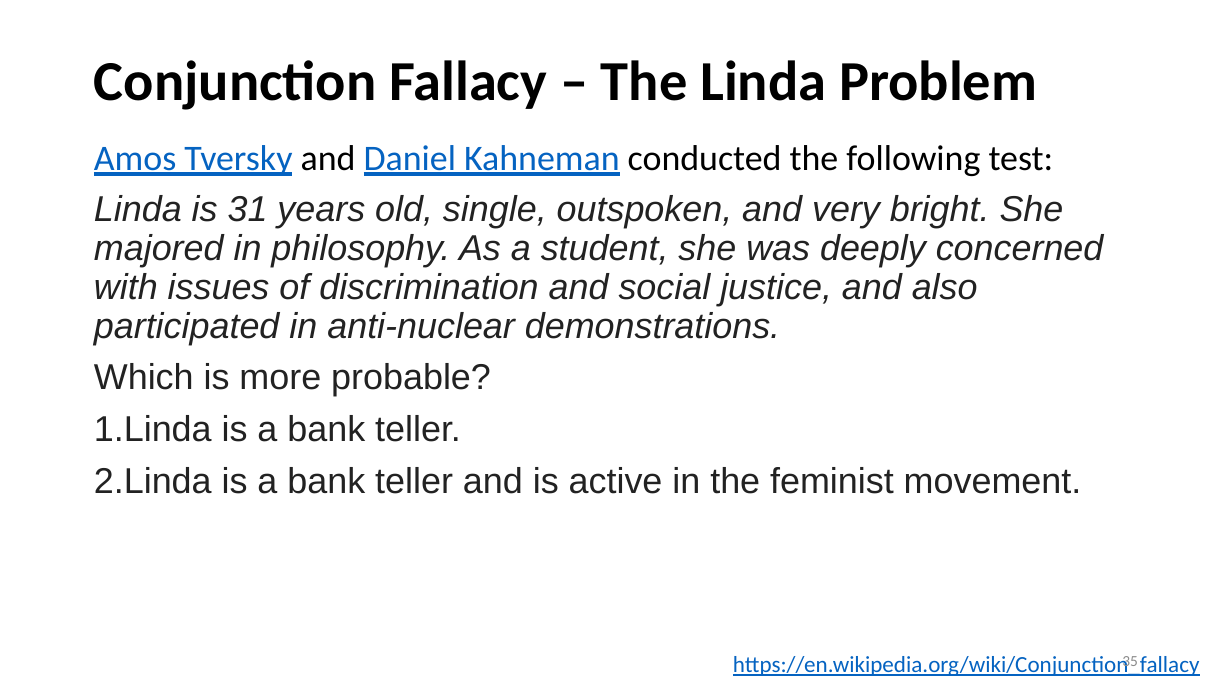
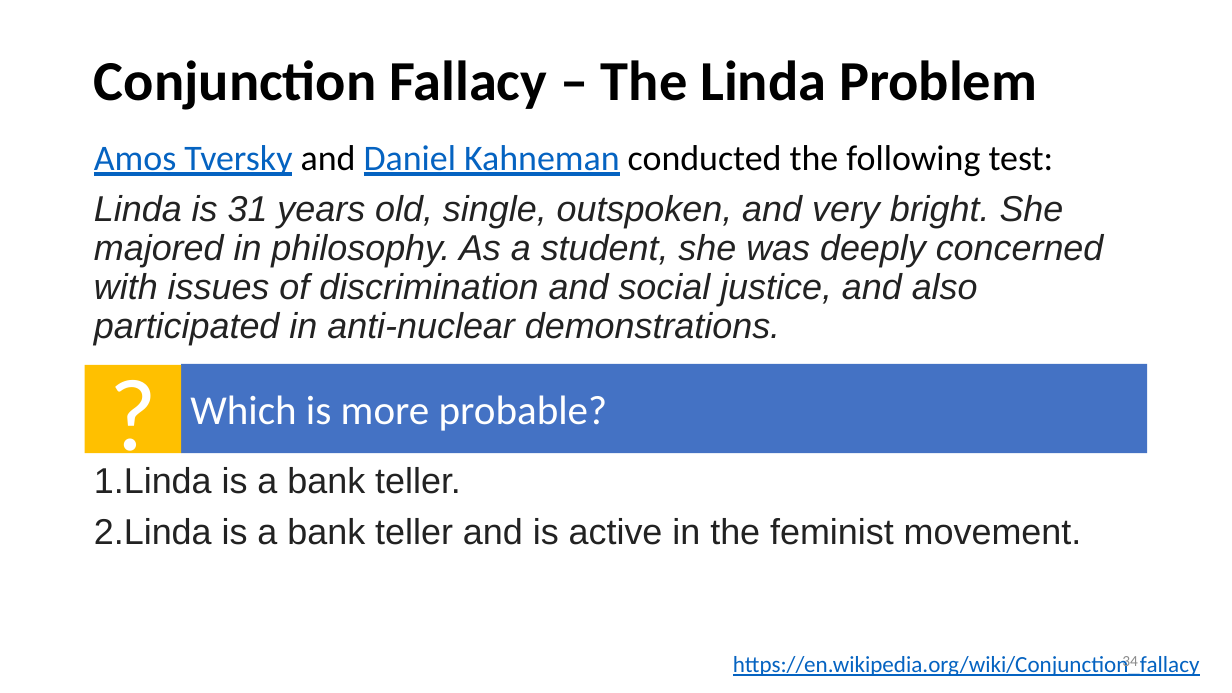
Before and after one commit to OSUso/FAIR-Open-Course, a slide deck: slide 34 of FAIR Open Course - Module 01b - Cognitive Biases.pptx (slide 35 before the commit). Drawn at 1232x693 pixels with LibreOffice and Linux fonts; fonts in the diff are those of the drawing. Boxes give left, top, right and bottom in pixels: in the first picture for what was removed or moved away, otherwise in the second. Text is boxed around its words. In the diff, an @@ line names an element or a change of style, - is before the commit and + after.

```diff
--- a/FAIR Open Course - Module 01b - Cognitive Biases.pptx
+++ b/FAIR Open Course - Module 01b - Cognitive Biases.pptx
@@ rectangle added at box(85, 365, 182, 453), fill #FFC000, 80 pt, text #FFFFFF @@
+?
@@ text at box(94, 363, 491, 396): paragraph removed @@
-Which is more probable?
@@ rectangle added at box(181, 364, 1147, 454), fill #4472C4, 32 pt, text #FFFFFF @@
+Which is more probable?
@@ page number at box(1122, 656, 1138, 671): text changed @@
-35
+34
```
Also in this commit, not shown: 8 other slides changed, 2 other files.
